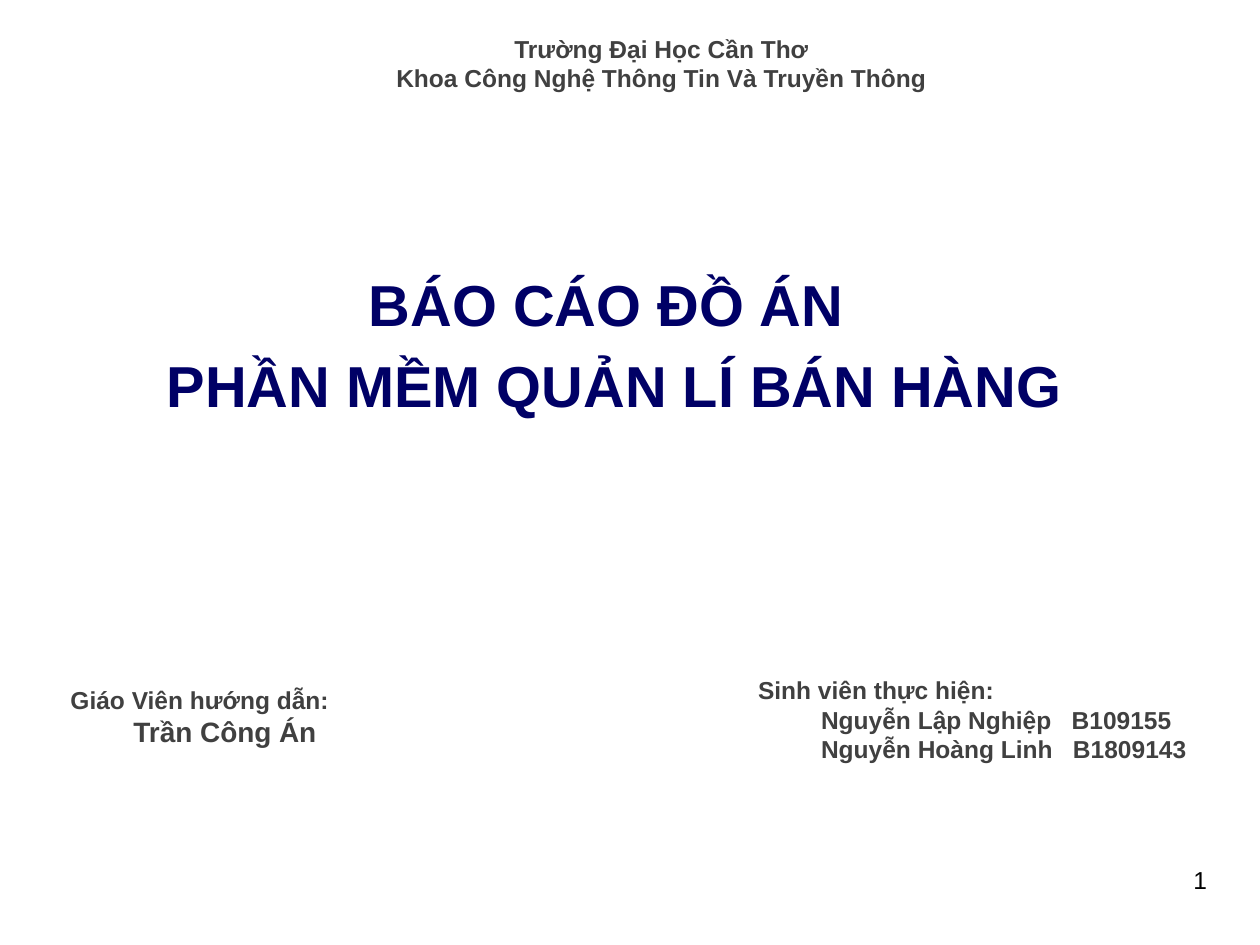
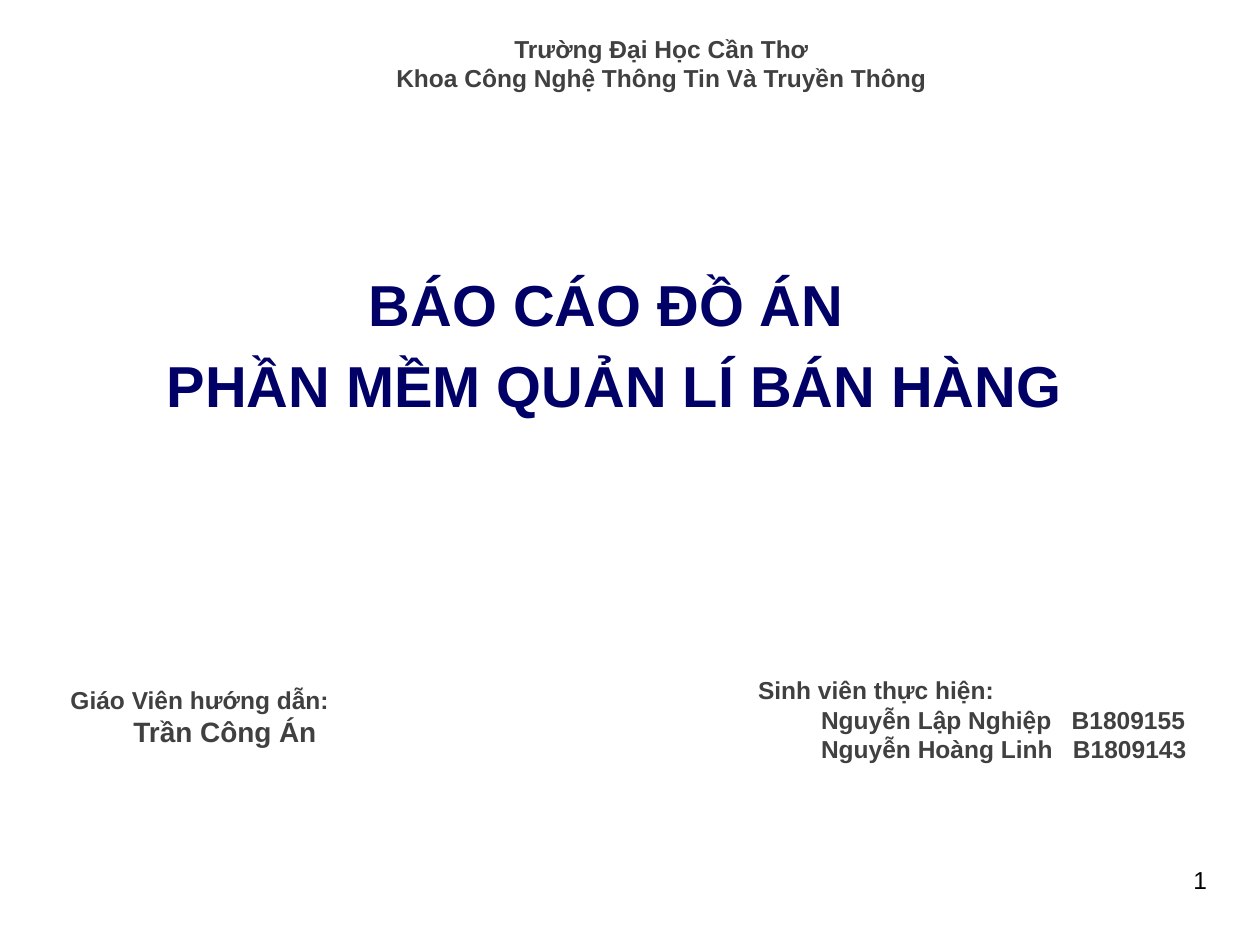
Before and after one commit to secretdeveloperisme/carshopping, a slide deck: slide 1 of introduction/do an.pptx. Drawn at 1260x945 pixels with LibreOffice and Linux fonts; fonts in the diff are those of the drawing; background and template pictures are left out. Boxes give left, top, right and bottom in pixels: in the first picture for what was removed or moved away, otherwise in the second. Text is boxed around its words. In the diff, an @@ line names an element or a change of style, - is before the commit and + after.

```diff
--- a/introduction/do an.pptx
+++ b/introduction/do an.pptx
@@ text at <box>821,709,1185,734</box>: text changed @@
-  Nguyễn Lập Nghiệp B109155
+  Nguyễn Lập Nghiệp B1809155
```
Also in this commit, not shown: 11 other slides changed, 10 slides added, 16 other files.
